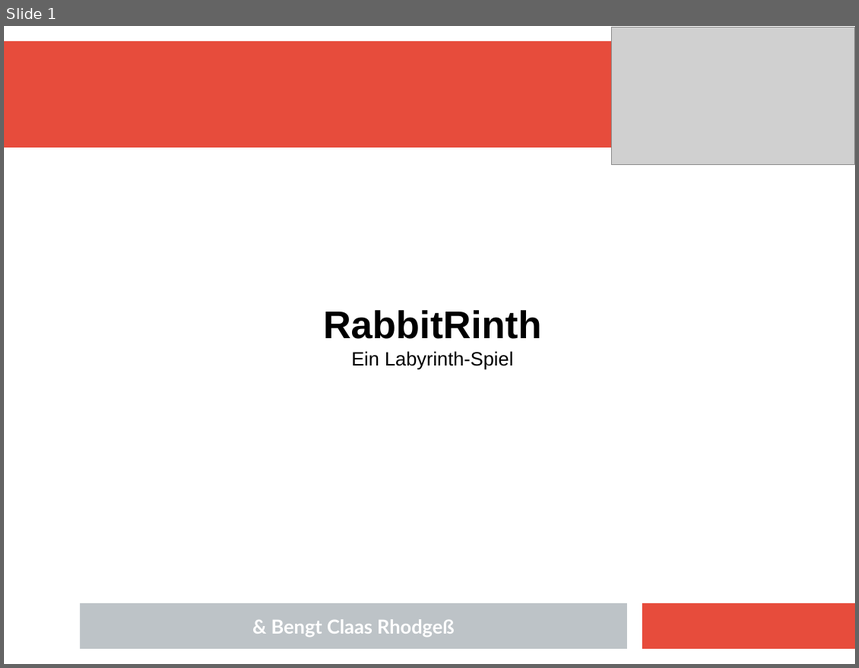
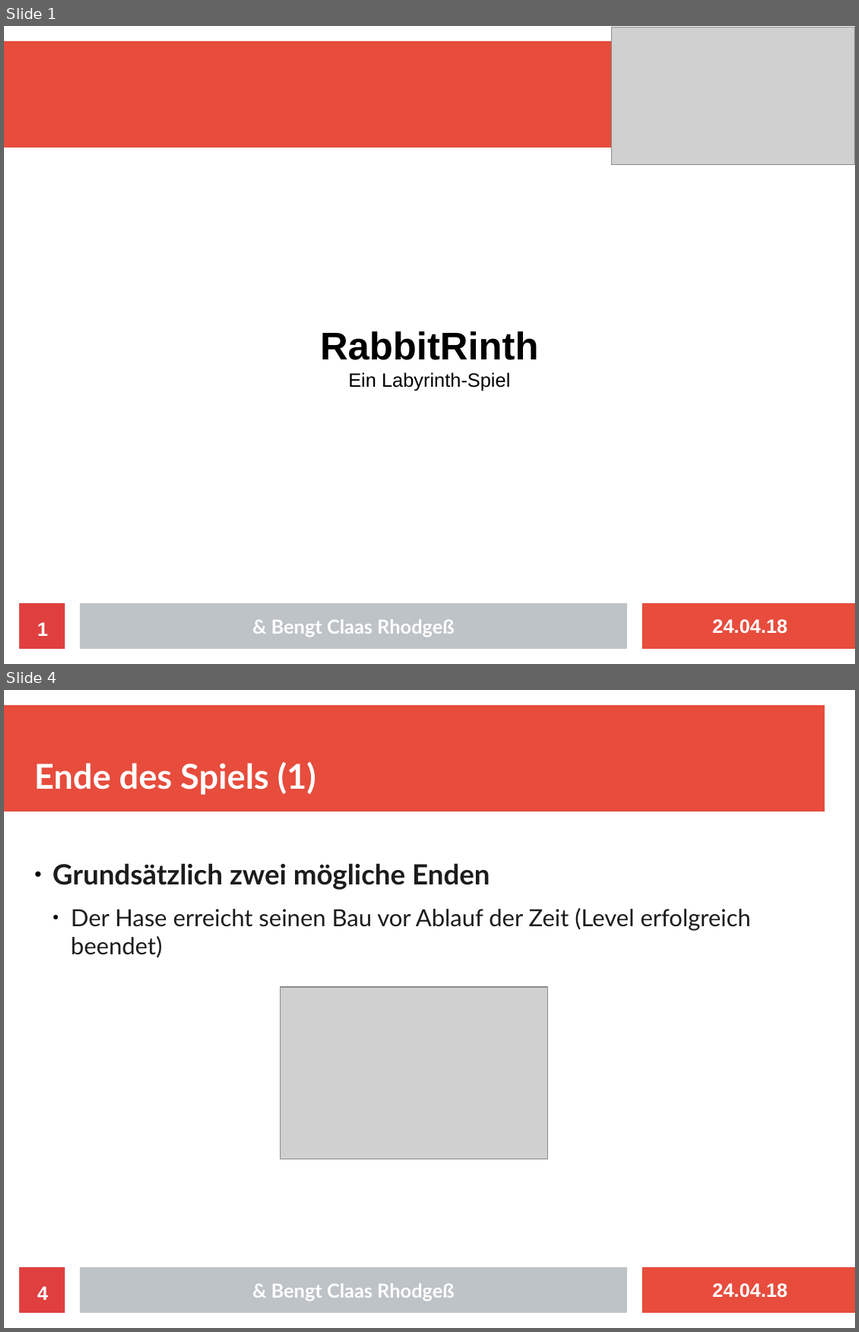
Before and after one commit to kodehat/webtech, a slide deck: doc/Präsentation/RabbitRinth.odp. Shown one above the other, each under a label of ours: slide 1 before the commit, slides 1 and 4 after it; the slides between them are not shown. The pictures are 859x668 and 859x1332 pixels, drawn with LibreOffice and Linux fonts; fonts in the diff are those of the drawing; grey boxes stand for pictures. Boxes give left, top, right and bottom in pixels: in the first picture for what was removed or moved away, otherwise in the second. Text is boxed around its words. In the diff, an @@ line names an element or a change of style, - is before the commit and + after.

```diff
--- a/doc/Präsentation/RabbitRinth.odp
+++ b/doc/Präsentation/RabbitRinth.odp
@@ slide 4 added at (4, 690, 855, 1328), background #FFFFFF; not listed: 7 template elements that a slide beside it also shows @@
@@ title added at (34, 761, 316, 795), 32 pt, text #FFFFFF, bold @@
+Ende des Spiels (1)
@@ text added at (53, 863, 752, 958), 22 pt, text #1C1C1C @@
+● Grundsätzlich zwei mögliche Enden
+  ● Der Hase erreicht seinen Bau vor Ablauf der Zeit (Level erfolgreich beendet)
@@ picture added at (281, 987, 549, 1160) @@
@@ slide 1 changed as well @@
@@ text "RabbitRinth": place and size @@
-text "RabbitRinth" at (323, 310, 542, 370)
+text "RabbitRinth" at (320, 332, 539, 391)
@@ rectangle added at (19, 604, 50, 649), fill #FFFFFF @@
@@ rectangle added at (19, 604, 65, 649), fill #DF3F3F @@
@@ page number added at (37, 623, 48, 636), 18 pt, text #FFFFFF, bold @@
+1
@@ text added at (712, 620, 788, 634), 18 pt, text #FFFFFF, bold @@
+24.04.18
```
Also in this commit, not shown: 4 other slides added, 1 slide removed, 3 other files.
